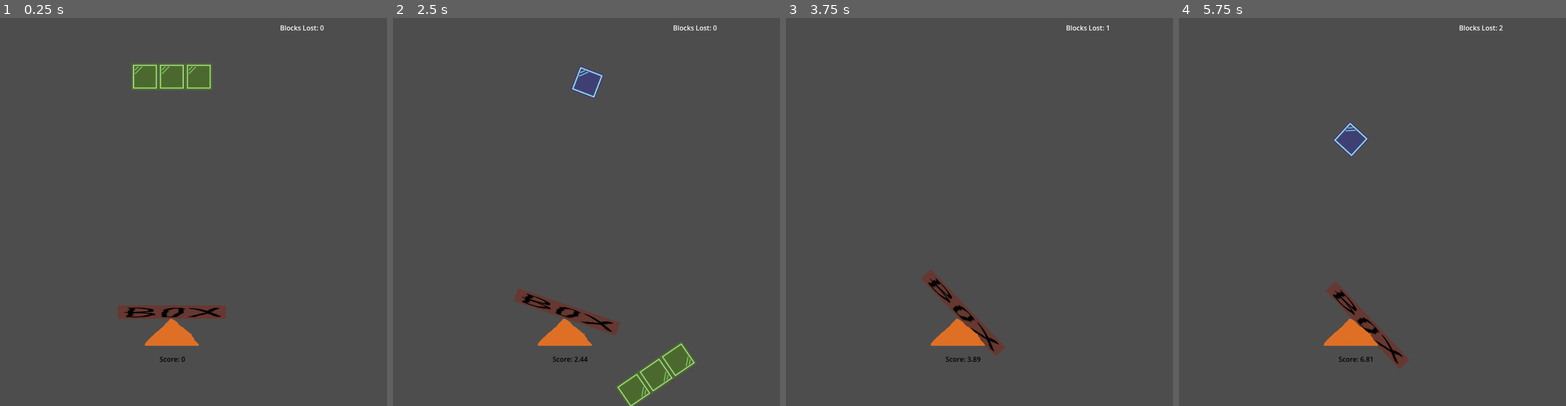
Above: before the commit, frames 1-4 (left to right).
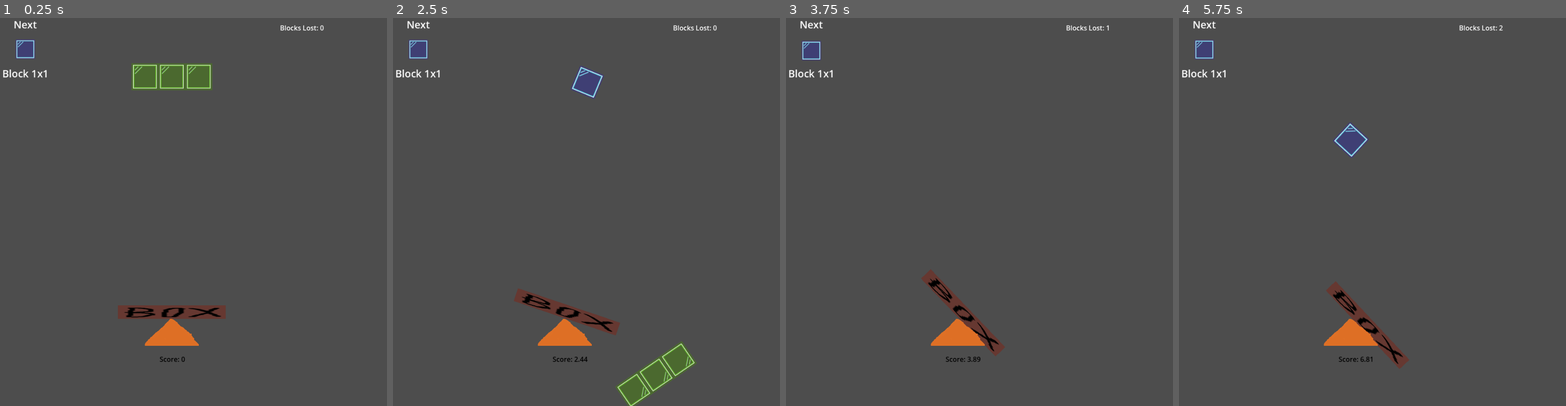
Above: after the commit, the same moments.

Repository: Simon-Melcher/TetriScales
Game: Godot game, scene res://Scenes/Main-Game.tscn
Two runs of this game, one before a commit and one after it. Both use one fixed random seed, a clock stepped at 60 frames per second and the inputs below. The engine's default icon, where the game draws it, is replaced by a stand-in: a white triangle on a blue panel in a dark square.
Inputs:
- Up to frame 1 (0.25 s): no input
- Up to frame 2 (2.5 s): hold Right (move_right) 0.53-1.28 s; hold Up (rotate_block) 0.53-1.28 s; hold Down (move_down) 1.28-2.03 s; tap Up (rotate_block) at 1.35 s; hold Right (move_right) from 2.03 s (still down); hold Up (rotate_block) from 2.03 s (still down)
- Up to frame 3 (3.75 s): release Up (rotate_block) at 2.78 s; tap Up (rotate_block) at 2.85 s; release Right (move_right) at 3.53 s; hold Left (move_left) from 3.53 s (still down); hold Up (rotate_block) from 3.53 s (still down)
- Up to frame 4 (5.75 s): release Up (rotate_block) at 4.28 s; tap Up (rotate_block) at 4.35 s; release Left (move_left) at 5.03 s; hold Down (move_down) from 5.03 s (still down); hold Up (rotate_block) from 5.03 s (still down)

The runs differ from the first frame. In frame 1, 0.4% of the frame differs, in the area x 0-13%, y 0-16%; in frame 2, 0.5%; in frame 3, 0.4%; in frame 4, 0.6%, in the area x 0-49%, y 0-36%.

Commit message:
preview of next box

Diff:
--- a/Scenes/Main-Game.tscn
+++ b/Scenes/Main-Game.tscn
@@ -6,7 +6,7 @@
 [ext_resource type="Texture2D" uid="uid://hyed7eb0akgl" path="res://Textures/BoxV1.png" id="3_ntdyd"]
 [ext_resource type="PackedScene" uid="uid://b2ty4vnhgxyer" path="res://Ressources/Cone.tscn" id="4_ntdyd"]
 [ext_resource type="PackedScene" uid="uid://m1n40kyskpax" path="res://Ressources/kill_zone.tscn" id="5_li234"]
-[ext_resource type="Texture2D" uid="uid://bdwe06rxq1ic" path="res://icon.svg" id="8_0go7v"]
+[ext_resource type="PackedScene" uid="uid://cg2jfxm4m4f6u" path="res://Scenes/preview_sub_viewport_container.tscn" id="8_0go7v"]
 [ext_resource type="Script" uid="uid://bitv8h2q18r7f" path="res://Scripts/lost_blocks.gd" id="8_ntdyd"]
 
 [sub_resource type="RectangleShape2D" id="RectangleShape2D_metym"]
@@ -77,8 +77,9 @@
 text = "Blocks Lost: 0"
 script = ExtResource("8_ntdyd")
 
-[node name="SubViewport" type="SubViewport" parent="."]
-size = Vector2i(111, 111)
-
-[node name="Sprite2D" type="Sprite2D" parent="SubViewport"]
-texture = ExtResource("8_0go7v")
+[node name="PreviewSubViewportContainer" parent="." instance=ExtResource("8_0go7v")]
+offset_left = -423.0
+offset_top = -335.0
+offset_right = -223.0
+offset_bottom = -135.0
+scale = Vector2(0.75, 0.75)
--- a/Scenes/block_1x1.tscn
+++ b/Scenes/block_1x1.tscn
@@ -9,6 +9,7 @@
 [node name="Block_1x1" type="RigidBody2D"]
 can_sleep = false
 script = ExtResource("1_140cv")
+friendly_name = "Block 1x1"
 metadata/_edit_group_ = true
 
 [node name="Sprite2D" type="Sprite2D" parent="."]
--- a/Scenes/block_2x2_l.tscn
+++ b/Scenes/block_2x2_l.tscn
@@ -5,6 +5,7 @@
 
 [node name="Block_2x2_L" type="RigidBody2D"]
 script = ExtResource("1_fmuor")
+friendly_name = "Block 2x2L"
 metadata/_edit_group_ = true
 
 [node name="Sprite2D" type="Sprite2D" parent="."]
--- a/Scenes/block_3x1.tscn
+++ b/Scenes/block_3x1.tscn
@@ -8,6 +8,7 @@
 
 [node name="Block_3x1" type="RigidBody2D"]
 script = ExtResource("1_54vaq")
+friendly_name = "Block 3x1"
 
 [node name="CollisionShape2D" type="CollisionShape2D" parent="."]
 shape = SubResource("RectangleShape2D_idmxv")
--- /dev/null
+++ b/Scenes/preview_sub_viewport_container.tscn
@@ -0,0 +1,54 @@
+[gd_scene load_steps=3 format=3 uid="uid://cg2jfxm4m4f6u"]
+
+[ext_resource type="Script" uid="uid://cfxgpeb7plrmf" path="res://Scripts/preview_sub_viewport_container.gd" id="1_jw67m"]
+
+[sub_resource type="RectangleShape2D" id="RectangleShape2D_0kexw"]
+size = Vector2(1566, 1324)
+
+[node name="PreviewSubViewportContainer" type="SubViewportContainer"]
+offset_right = 40.0
+offset_bottom = 40.0
+script = ExtResource("1_jw67m")
+
+[node name="SubViewport" type="SubViewport" parent="."]
+handle_input_locally = false
+size = Vector2i(200, 200)
+render_target_update_mode = 4
+
+[node name="CanvasLayer" type="CanvasLayer" parent="SubViewport"]
+unique_name_in_owner = true
+
+[node name="LabelNextPart" type="Label" parent="SubViewport/CanvasLayer"]
+anchors_preset = 7
+anchor_left = 0.5
+anchor_top = 1.0
+anchor_right = 0.5
+anchor_bottom = 1.0
+offset_left = -37.0
+offset_top = -23.0
+offset_right = 37.0
+grow_horizontal = 2
+grow_vertical = 0
+theme_override_font_sizes/font_size = 32
+text = "Block 1x1"
+
+[node name="LabelHead" type="Label" parent="SubViewport/CanvasLayer"]
+anchors_preset = 5
+anchor_left = 0.5
+anchor_right = 0.5
+offset_left = -37.0
+offset_right = 37.0
+offset_bottom = 45.0
+grow_horizontal = 2
+theme_override_font_sizes/font_size = 32
+text = "Next"
+
+[node name="Area2D" type="Area2D" parent="SubViewport"]
+gravity_space_override = 3
+gravity_point_center = Vector2(0, 0)
+gravity_direction = Vector2(0, 0)
+gravity = 0.0
+
+[node name="CollisionShape2D" type="CollisionShape2D" parent="SubViewport/Area2D"]
+position = Vector2(264, 249)
+shape = SubResource("RectangleShape2D_0kexw")
--- a/Scripts/box_script.gd
+++ b/Scripts/box_script.gd
@@ -1,4 +1,6 @@
 extends RigidBody2D
+
+@export var friendly_name = "Block"
 
 var detected_coliision = false
 
--- a/Scripts/main_game.gd
+++ b/Scripts/main_game.gd
@@ -19,7 +19,8 @@
 	print("screen_size", screen_size)
 
 	GlobalSignals.spawn_newblock.connect(spawn_new_block)
-	next_block = instantiate_random_block()
+	var n = instantiate_random_block()
+	set_next_block(n)
 
 func _on_area_2d_body_entered(body: Node2D) -> void:
 	body.queue_free()
@@ -36,18 +37,24 @@
 	var b = block.instantiate()
 	return b
 
+func set_next_block(b):
+	next_block = b
+	if not b:
+		return
+
+	$PreviewSubViewportContainer.set_next(next_block)
+
 func spawn_new_block():
 	print("Spawning new Block")
-	#var b = simple_block.instantiate()
+
 	var b = next_block
-	#b.position = event.position
-	#b.position = Vector2(randf_range(0, screen_size.x), 0)
-	#b.linear_velocity = Vector2.DOWN * 50
-	#add_child(b)
+
+	var n = instantiate_random_block()
+	set_next_block(n)
+
 	b.position = Vector2(0,-200)
 	selected_block = b
 	add_child(b)
-	next_block = instantiate_random_block()
 
 func _physics_process(delta):
 	if(selected_block != null):
--- /dev/null
+++ b/Scripts/preview_sub_viewport_container.gd
@@ -0,0 +1,22 @@
+extends SubViewportContainer
+
+var next_block = null
+
+func _ready() -> void:
+	#var c = %CanvasLayer
+	pass
+
+func set_next(block):
+	if next_block:
+		$SubViewport.remove_child(next_block)
+		next_block = null
+
+	$SubViewport/CanvasLayer/LabelNextPart.text = block.friendly_name
+	# set next block in preview
+	var vs = $SubViewport.get_viewport().size
+	#var t = next_block.get_node("Sprite2D").texture
+	#var bs = Vector2i(t.get_width(), t.get_height())
+	#next_block.position = vs/2 - bs/2
+	block.position = vs/2
+	$SubViewport.add_child(block)
+	next_block = block
Not shown, added: Scripts/preview_sub_viewport_container.gd.uid
